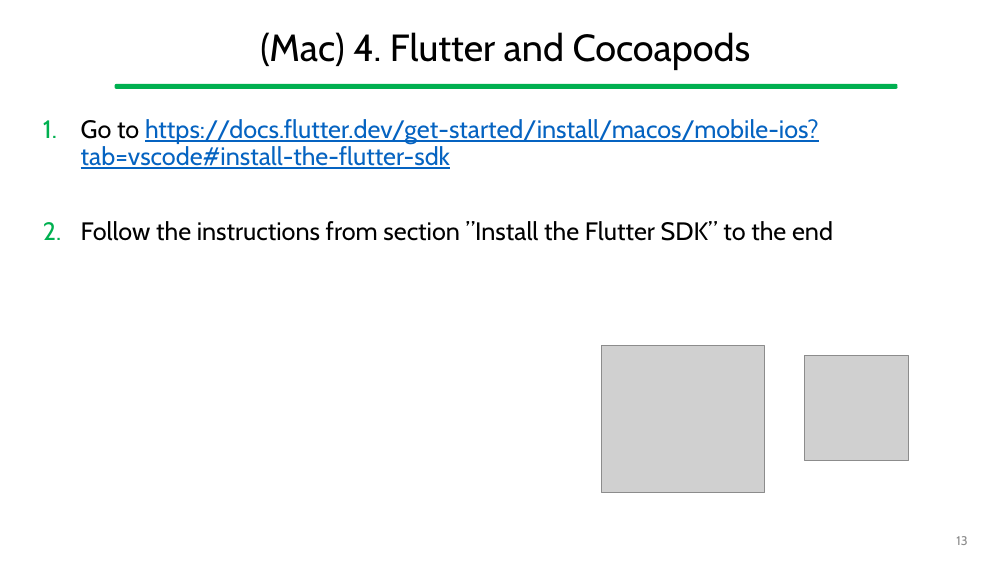
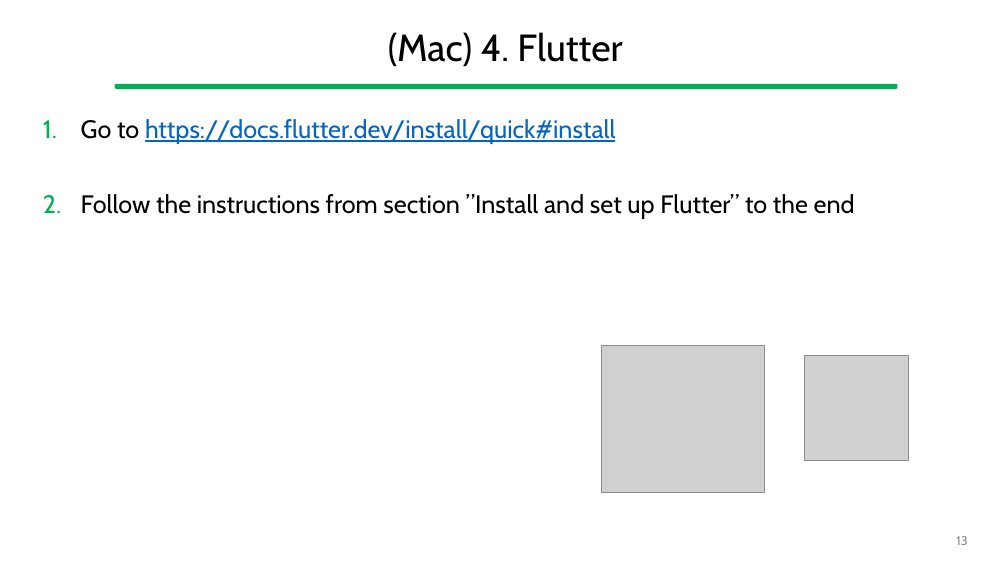
Before and after one commit to gcappon/bwthw, a slide deck: slide 13 of guides/setup_development_environment.pptx. Drawn at 1008x567 pixels with LibreOffice and Linux fonts; fonts in the diff are those of the drawing; grey boxes stand for pictures. Boxes give left, top, right and bottom in pixels: in the first picture for what was removed or moved away, otherwise in the second. Text is boxed around its words. In the diff, an @@ line names an element or a change of style, - is before the commit and + after.

```diff
--- a/guides/setup_development_environment.pptx
+++ b/guides/setup_development_environment.pptx
@@ title at (x1=388, y1=32, x2=622, y2=66): text changed @@
-(Mac) 4. Flutter and Cocoapods
+(Mac) 4. Flutter
@@ text at (x1=81, y1=119, x2=855, y2=219): text changed; text colour #0563C1 to #000000 @@
-1. Go to https://docs.flutter.dev/get-started/install/macos/mobile-ios?tab=vscode#install-the-flutter-sdk
-2. Follow the instructions from section ”Install the Flutter SDK” to the end
+1. Go to https://docs.flutter.dev/install/quick#install
+2. Follow the instructions from section ”Install and set up Flutter” to the end
```
Also in this commit, not shown: 5 other slides changed, 1 slide added, 1 other file.
